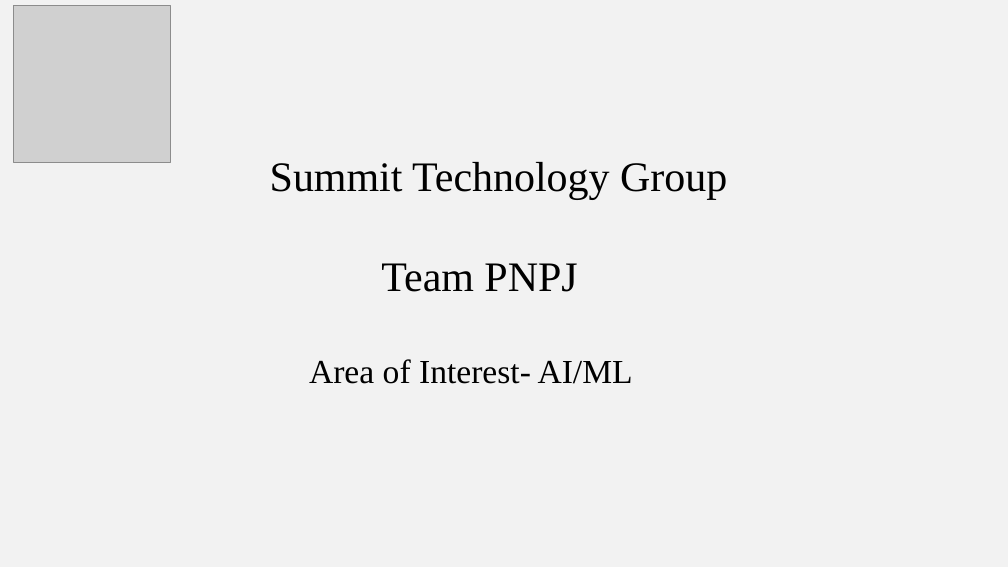
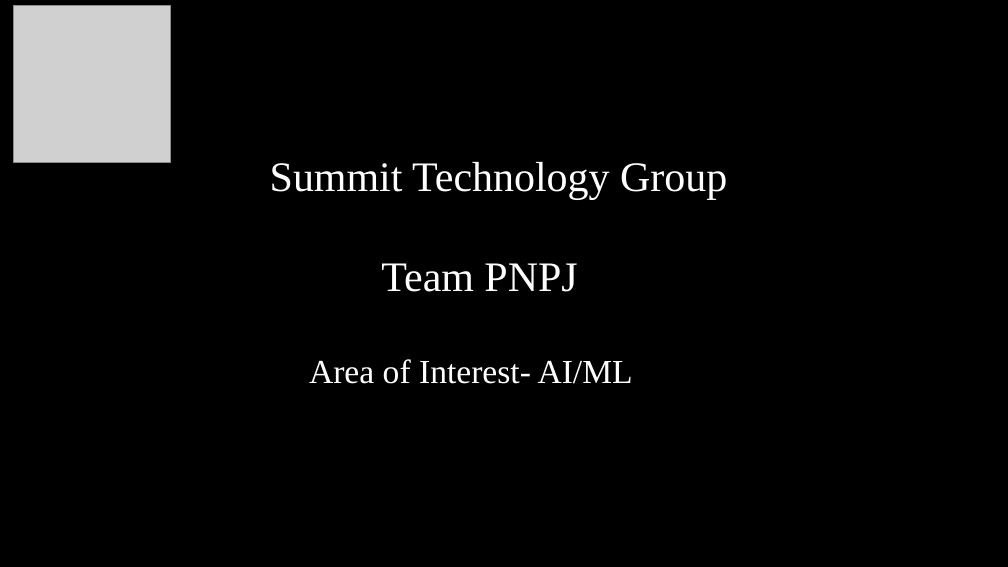
Before and after one commit to paresh1648/TEAM-PNPJ, a slide deck: slide 1 of PNPJ.pptx. Drawn at 1008x567 pixels with LibreOffice and Linux fonts; fonts in the diff are those of the drawing; grey boxes stand for pictures; background and template pictures are left out. Boxes give left, top, right and bottom in pixels: in the first picture for what was removed or moved away, otherwise in the second. Text is boxed around its words. In the diff, an @@ line names an element or a change of style, - is before the commit and + after.

```diff
--- a/PNPJ.pptx
+++ b/PNPJ.pptx
@@ background #F2F2F2 to picture (left out) @@
@@ text colour #000000 to #FFFFFF in 3 elements at (270, 162, 727, 199), (381, 263, 577, 292), (309, 359, 633, 384) @@
```
Also in this commit, not shown: 3 other slides changed, 1 slide added, 1 other file.
